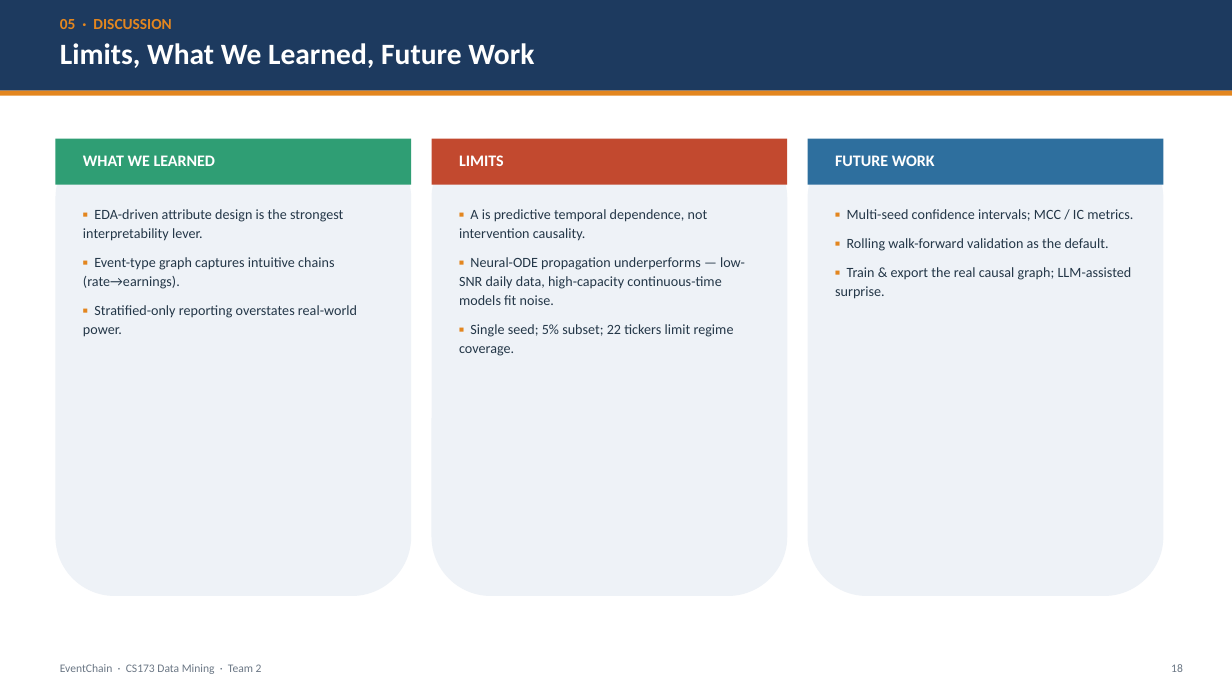
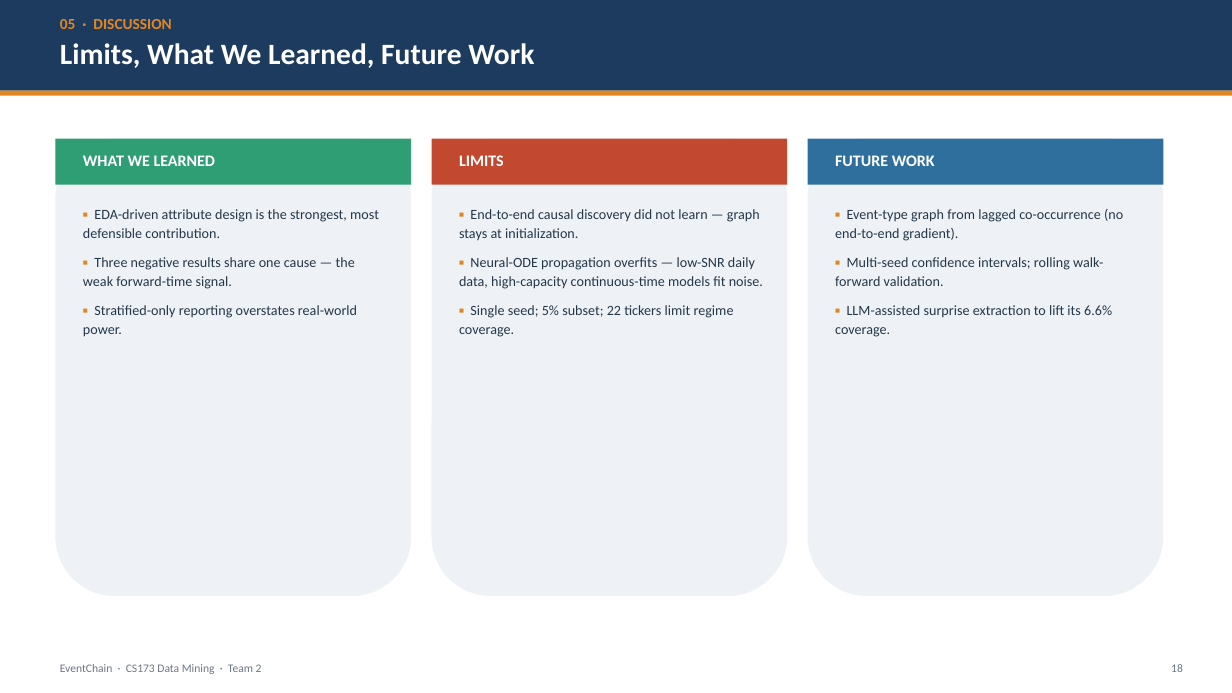
Before and after one commit to LovelyC-kx/dddmmm, a slide deck: slide 18 of DirectionA/docs/final-deck/EventChain_CS173_Final.pptx. Drawn at 1232x693 pixels with LibreOffice and Linux fonts; fonts in the diff are those of the drawing. Boxes give left, top, right and bottom in pixels: in the first picture for what was removed or moved away, otherwise in the second. Text is boxed around its words. In the diff, an @@ line names an element or a change of style, - is before the commit and + after.

```diff
--- a/DirectionA/docs/final-deck/EventChain_CS173_Final.pptx
+++ b/DirectionA/docs/final-deck/EventChain_CS173_Final.pptx
@@ text at (83, 209, 379, 289): text changed @@
-▪ EDA-driven attribute design is the strongest interpretability lever.
-▪ Event-type graph captures intuitive chains (rate→earnings).
+▪ EDA-driven attribute design is the strongest, most defensible contribution.
+▪ Three negative results share one cause — the weak forward-time signal.
@@ text at (459, 209, 763, 289): text changed @@
-▪ A is predictive temporal dependence, not intervention causality.
-▪ Neural-ODE propagation underperforms — low-SNR daily data, high-capacity continuous-time models fit noise.
+▪ End-to-end causal discovery did not learn — graph stays at initialization.
+▪ Neural-ODE propagation overfits — low-SNR daily data, high-capacity continuous-time models fit noise.
@@ text at (835, 209, 1123, 337): text changed @@
-▪ Multi-seed confidence intervals; MCC / IC metrics.
-▪ Rolling walk-forward validation as the default.
-▪ Train & export the real causal graph; LLM-assisted surprise.
+▪ Event-type graph from lagged co-occurrence (no end-to-end gradient).
+▪ Multi-seed confidence intervals; rolling walk-forward validation.
+▪ LLM-assisted surprise extraction to lift its 6.6% coverage.
```
Also in this commit, not shown: 1 other slide changed, 1 slide added, 1 slide removed, 2 other files.
